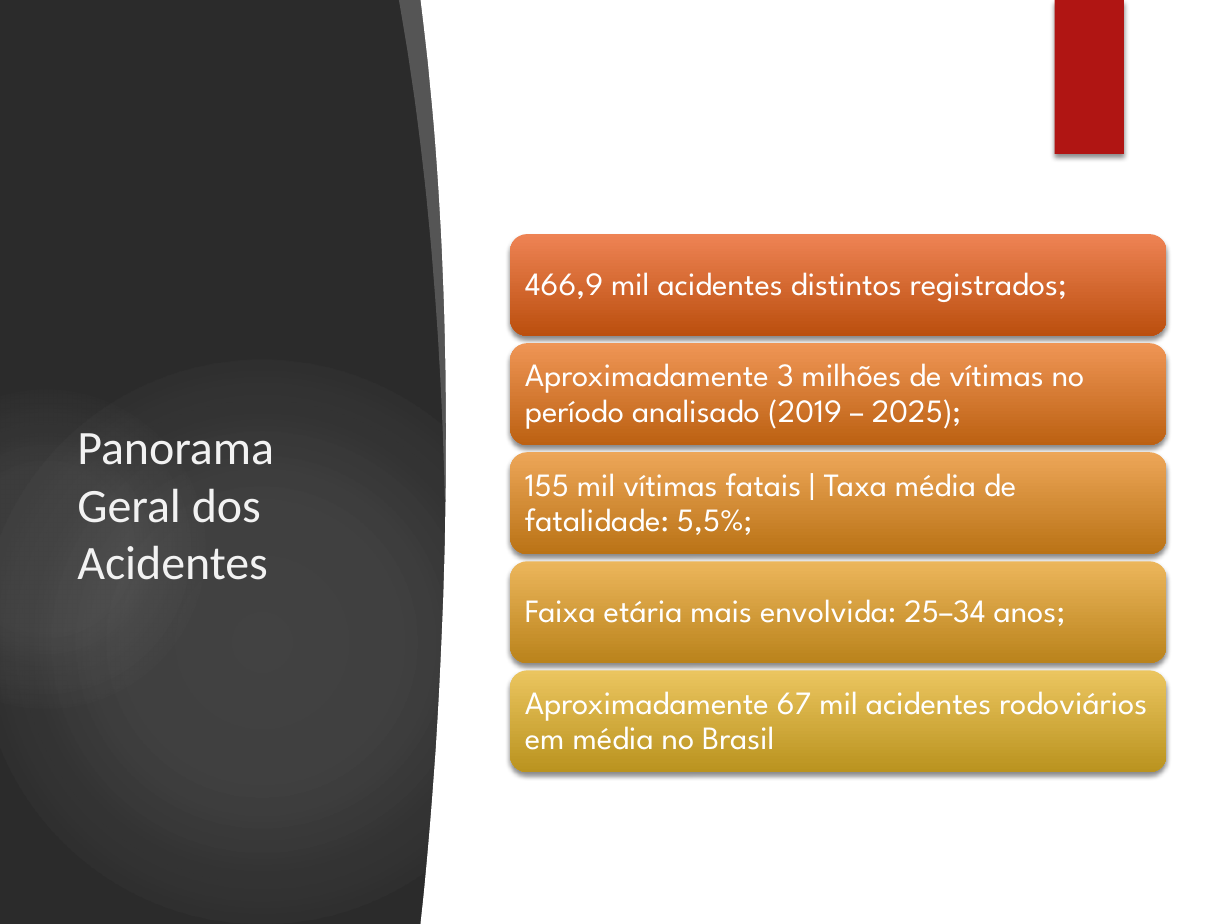
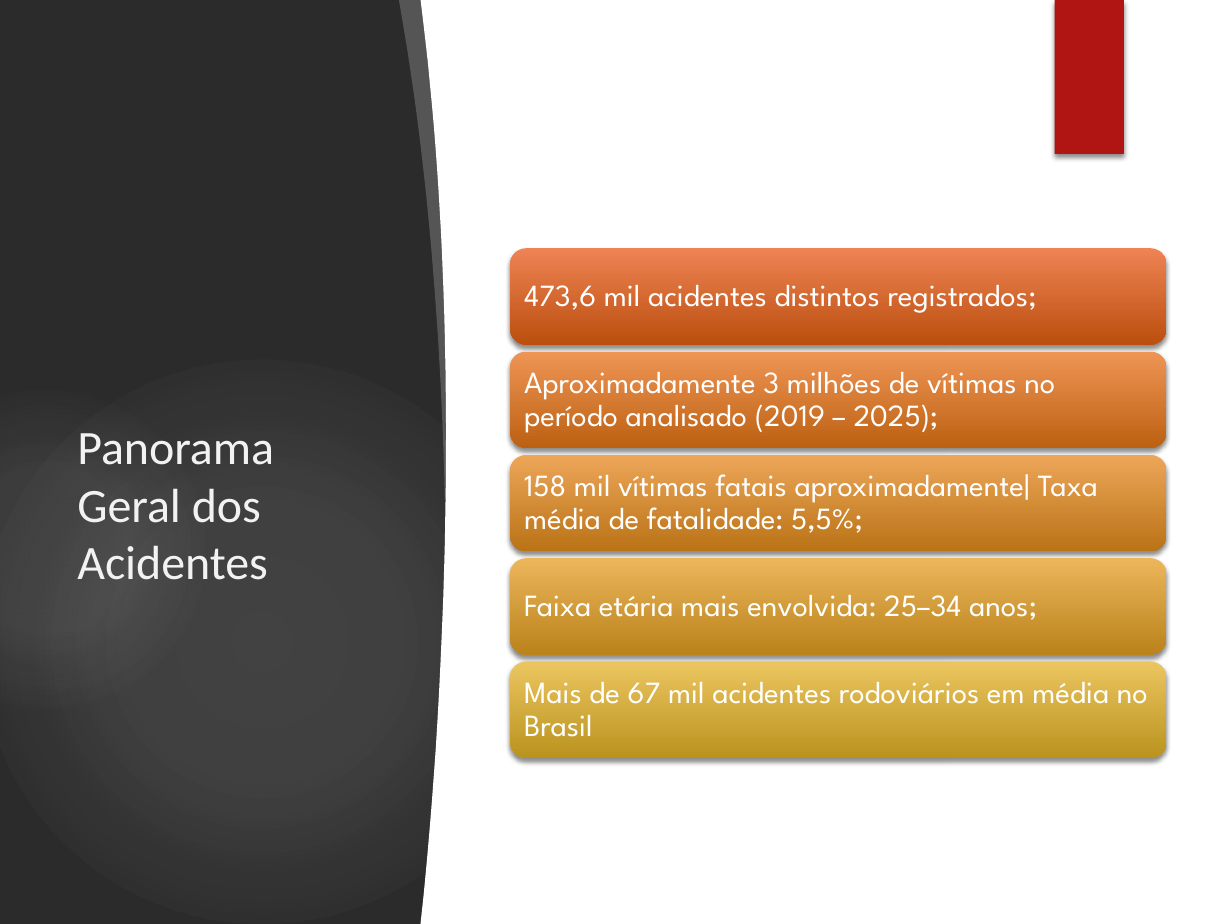
Before and after one commit to carnaubarosario/BI_SafeRoad_2.0, a slide deck: slide 3 of Apresentação BI SafeRoad 2.0.pptx. Drawn at 1232x924 pixels with LibreOffice and Linux fonts; fonts in the diff are those of the drawing; background and template pictures are left out; a plain dark background stands for a picture behind light text. Boxes give left, top, right and bottom in pixels: in the first picture for what was removed or moved away, otherwise in the second. Text is boxed around its words. In the diff, an @@ line names an element or a change of style, - is before the commit and + after.

```diff
--- a/Apresentação BI SafeRoad 2.0.pptx
+++ b/Apresentação BI SafeRoad 2.0.pptx
@@ rounded rectangle: place and size @@
-rounded rectangle at [510, 234, 1167, 336]
+rounded rectangle at [510, 248, 1167, 344]
@@ text at [524, 285, 1037, 313]: text changed; size 19 to 18 pt @@
-466,9 mil acidentes distintos registrados;
+473,6 mil acidentes distintos registrados;
@@ rounded rectangle: place and size @@
-rounded rectangle at [510, 344, 1167, 446]
+rounded rectangle at [510, 351, 1167, 447]
@@ text "Aproximadamente 3 milhões de vítimas ...": place and size @@
-text "Aproximadamente 3 milhões de vítimas ..." at [525, 363, 1085, 429]
+text "Aproximadamente 3 milhões de vítimas ..." at [524, 372, 1055, 433]
@@ text "Aproximadamente 3 milhões de vítimas ..." at [524, 372, 1055, 433]: size 19 to 18 pt @@
@@ text at [524, 474, 1098, 533]: text changed; size 19 to 18 pt @@
-155 mil vítimas fatais | Taxa média de fatalidade: 5,5%;
+158 mil vítimas fatais aproximadamente| Taxa média de fatalidade: 5,5%;
@@ rounded rectangle: place and size @@
-rounded rectangle at [510, 562, 1167, 664]
+rounded rectangle at [510, 558, 1167, 654]
@@ text "Faixa etária mais envolvida: 25–34 ..." at [524, 595, 1037, 620]: size 19 to 18 pt @@
@@ rounded rectangle: place and size @@
-rounded rectangle at [510, 670, 1167, 772]
+rounded rectangle at [510, 662, 1167, 758]
@@ text at [524, 682, 1148, 737]: text changed; size 19 to 18 pt @@
-Aproximadamente 67 mil acidentes rodoviários em média no Brasil
+Mais de 67 mil acidentes rodoviários em média no Brasil
```
Also in this commit, not shown: 5 other slides changed.
